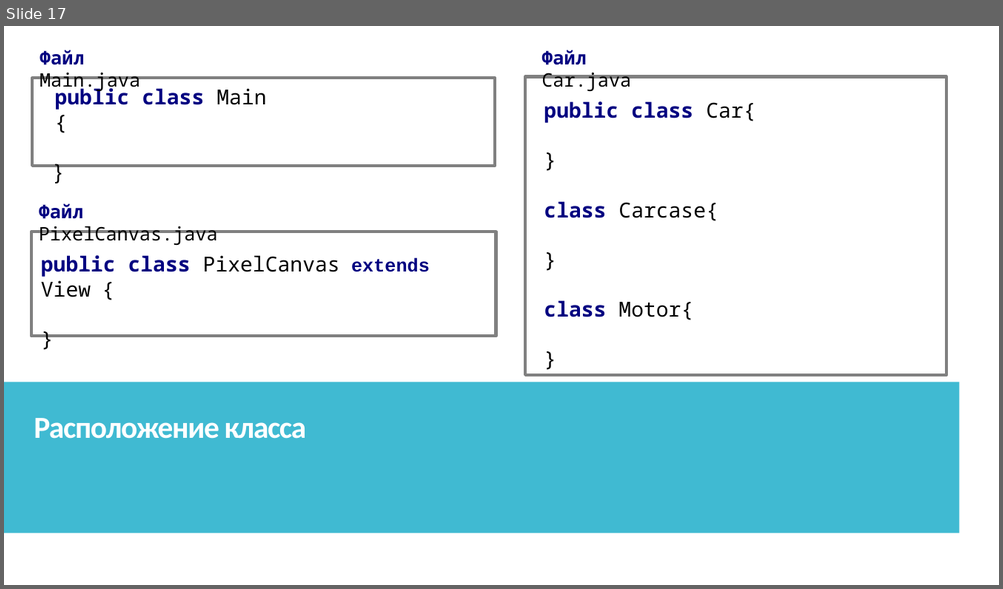
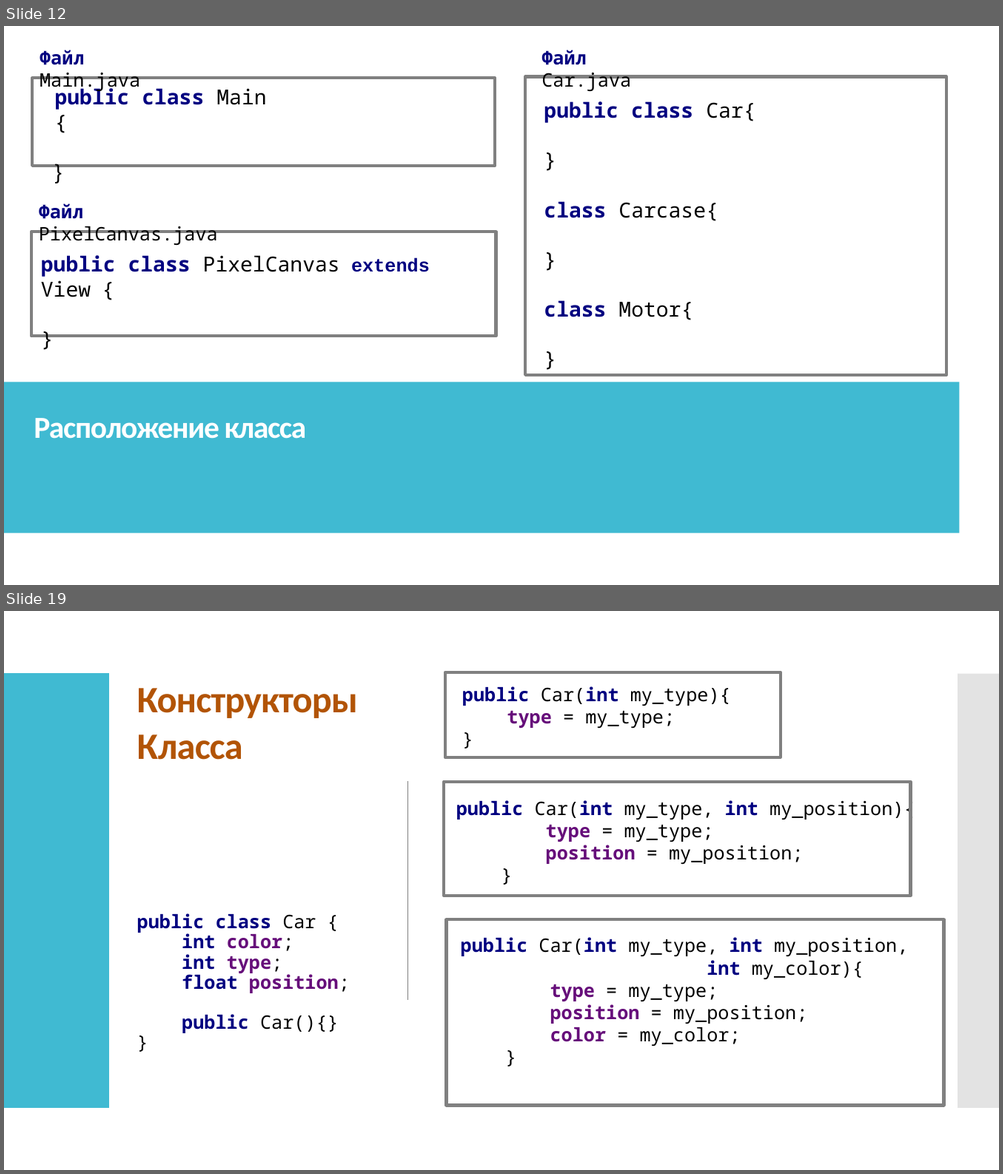
Before and after one commit to IriEfremova/LessonsCube, a slide deck: Samsung/Lesson10/OOP.pptx. Shown one above the other, each under a label of ours: slide 17 before the commit, slides 12 and 19 after it; the slides between them are not shown. The pictures are 1003x589 and 1003x1174 pixels, drawn with LibreOffice and Linux fonts; fonts in the diff are those of the drawing. Boxes give left, top, right and bottom in pixels: in the first picture for what was removed or moved away, otherwise in the second. Text is boxed around its words. In the diff, an @@ line names an element or a change of style, - is before the commit and + after.

```diff
--- a/Samsung/Lesson10/OOP.pptx
+++ b/Samsung/Lesson10/OOP.pptx
@@ slide 19 added at [4, 611, 999, 1170], background #FFFFFF; not listed: 2 template elements that a slide beside it also shows @@
@@ rectangle added at [4, 611, 999, 1170], fill #FFFFFF @@
@@ rectangle added at [4, 673, 285, 1108], fill #40BAD2 @@
@@ rectangle added at [4, 673, 109, 1108], fill #40BAD2 @@
@@ rectangle added at [445, 672, 780, 758], outline #808080 3 pt @@
@@ rectangle added at [958, 674, 999, 1109], fill #C8C8C8 at 50% opacity @@
@@ rectangle added at [968, 673, 999, 1108], fill #C8C8C8 at 50% opacity @@
@@ text added at [137, 688, 358, 1034], 18 pt, text #000080, bold @@
+Конструкторы
+Класса
+public class Car {
+int color;
+int type;
+float position;
+public Car(){}
+}
@@ text added at [462, 686, 731, 728], 18 pt, text #000000 @@
+public Car(int my_type){
+type = my_type;
+}
@@ line added from (407, 781) to (407, 1000), #808080 1 pt @@
@@ rectangle added at [444, 782, 910, 896], outline #808080 3 pt @@
@@ text added at [456, 797, 915, 864], 18 pt, text #000000 @@
+public Car(int my_type, int my_position){
+type = my_type;
+position = my_position;
+}
@@ rectangle added at [447, 920, 944, 1105], outline #808080 3 pt @@
@@ text added at [461, 937, 908, 1046], 18 pt, text #000000 @@
+public Car(int my_type, int my_position,
+int my_color){
+type = my_type;
+position = my_position;
+color = my_color;
+}
@@ what was slide 17 is now slide 12 @@
```
Also in this commit, not shown: 8 slides changed, 3 other slides added, 4 other files.
